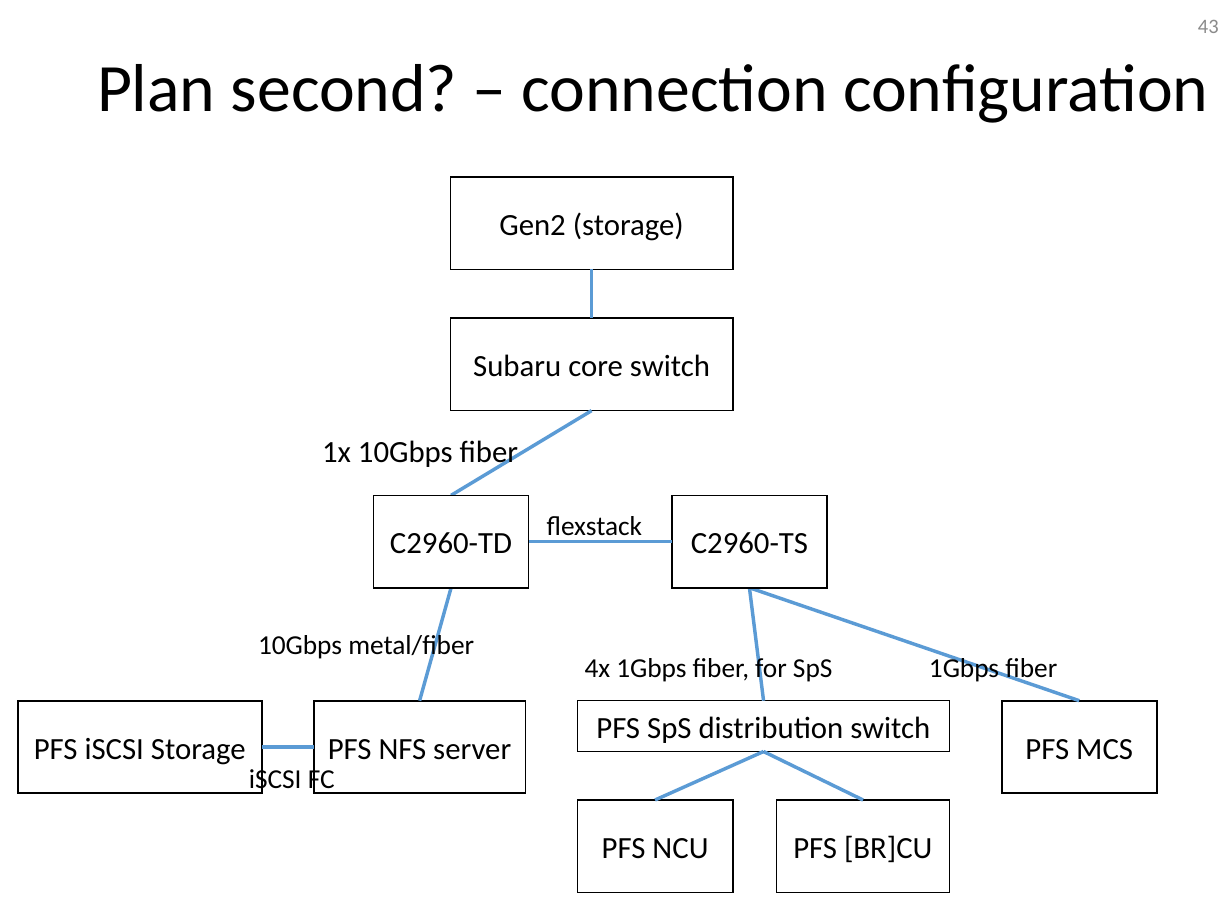
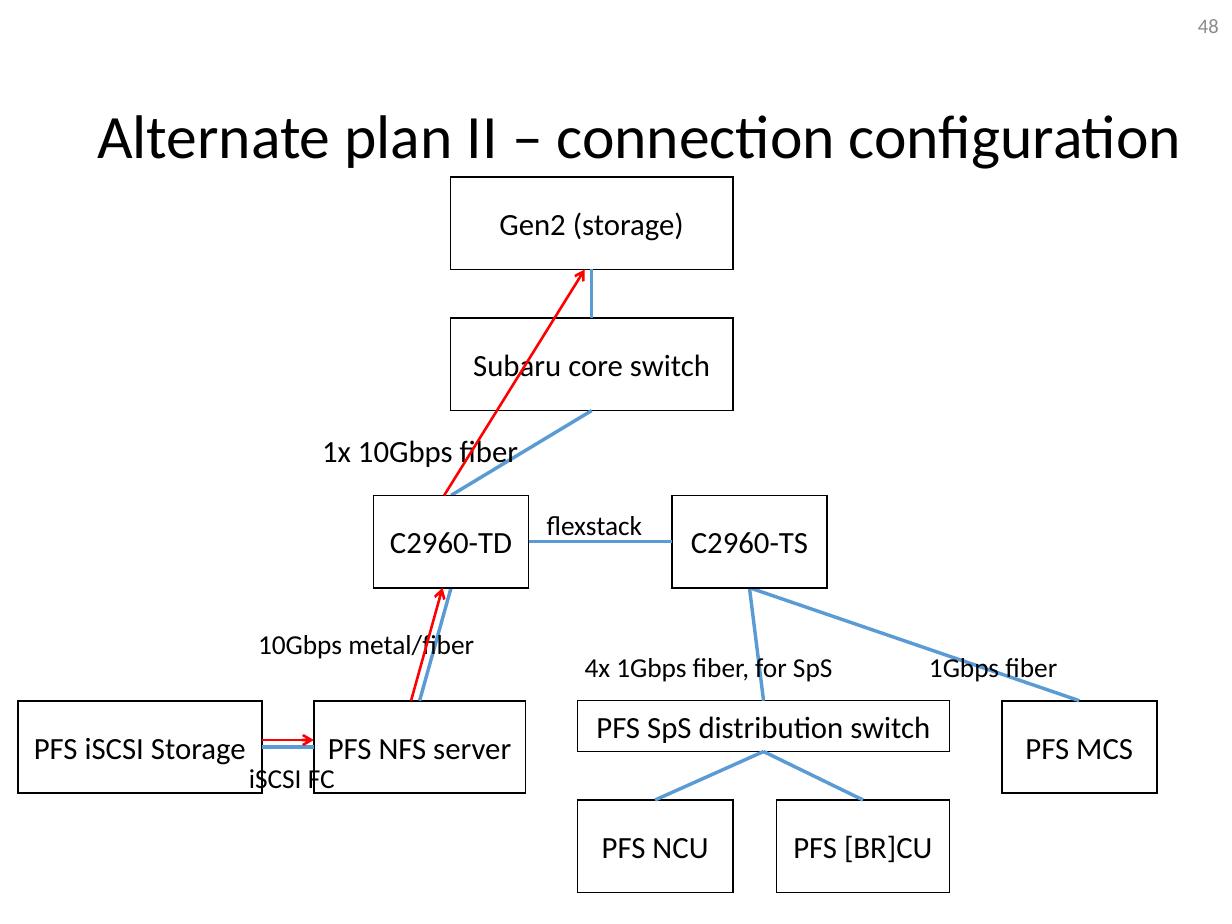
Before and after one commit to Subaru-PFS/ics_doc, a slide deck: slide 48 of SSN-00029.pptx (slide 43 before the commit). Drawn at 1232x924 pixels with LibreOffice and Linux fonts; fonts in the diff are those of the drawing. Boxes give left, top, right and bottom in pixels: in the first picture for what was removed or moved away, otherwise in the second. Text is boxed around its words. In the diff, an @@ line names an element or a change of style, - is before the commit and + after.

```diff
--- a/SSN-00029.pptx
+++ b/SSN-00029.pptx
@@ page number at [1198, 19, 1219, 33]: text changed @@
-43
+48
@@ title at [97, 115, 1181, 169]: text changed; size 39.6 to 36 pt @@
-Plan second? – connection configuration
+Alternate plan II – connection configuration
@@ arrow added from (445, 495) to (585, 270), #FF0000 1.5 pt @@
@@ arrow added from (411, 701) to (442, 588), #FF0000 1.5 pt @@
@@ arrow added from (261, 740) to (314, 740), #FF0000 1.5 pt @@
```
Also in this commit, not shown: 11 other slides changed, 8 slides added.
